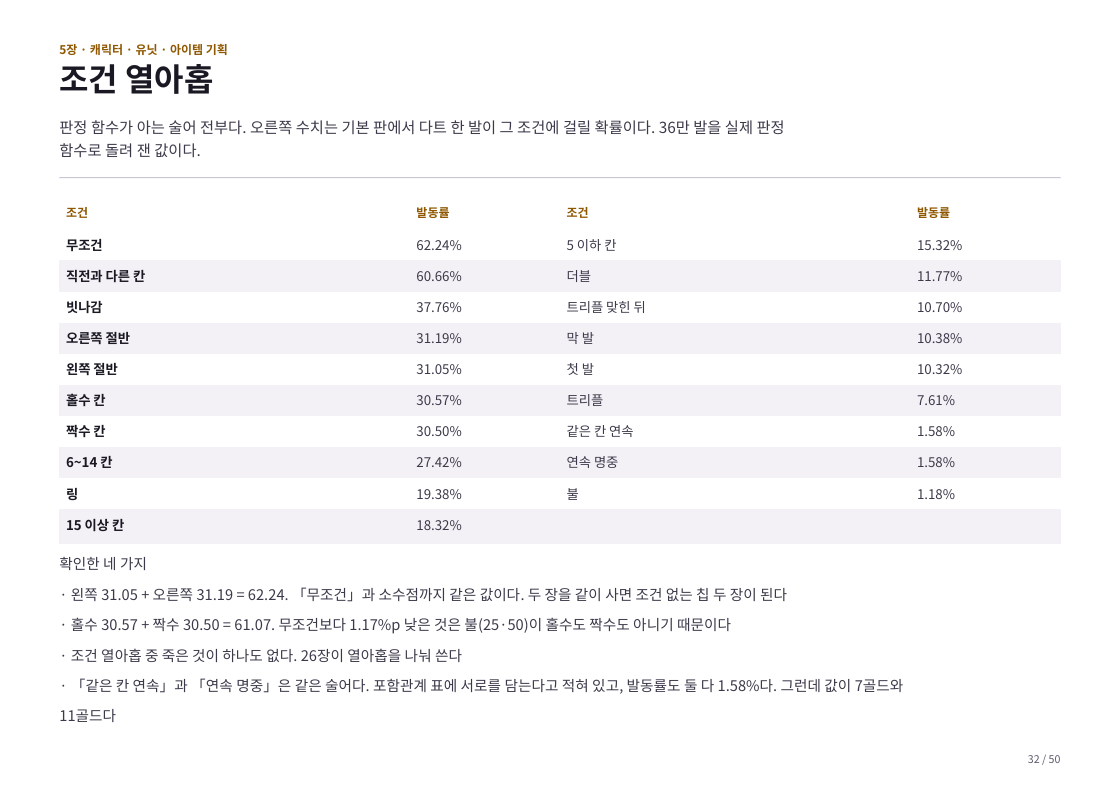
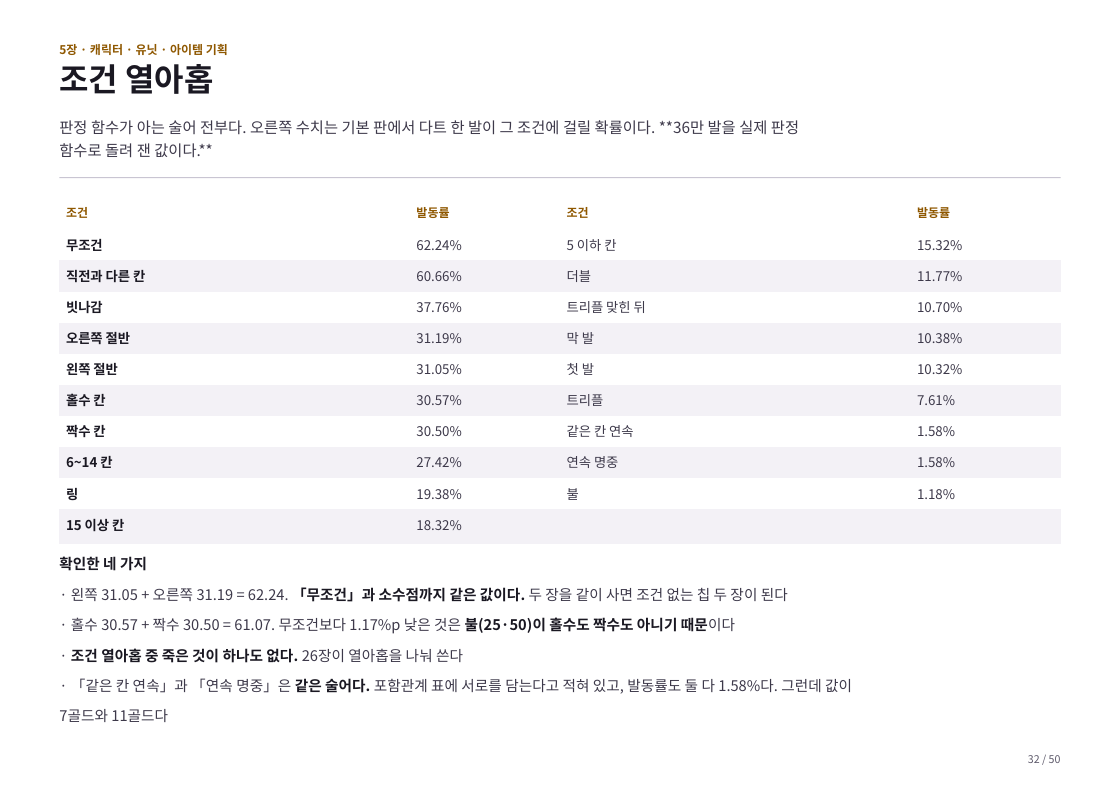
Before and after one commit to GGbong69/test-03, a slide deck: slide 32 of docs/기획서.pptx. Drawn at 1120x792 pixels with LibreOffice and Linux fonts; fonts in the diff are those of the drawing. Boxes give left, top, right and bottom in pixels: in the first picture for what was removed or moved away, otherwise in the second. Text is boxed around its words. In the diff, an @@ line names an element or a change of style, - is before the commit and + after.

```diff
--- a/docs/기획서.pptx
+++ b/docs/기획서.pptx
@@ text at <box>59,120,799,158</box>: text changed @@
-판정 함수가 아는 술어 전부다. 오른쪽 수치는 기본 판에서 다트 한 발이 그 조건에 걸릴 확률이다. 36만 발을 실제 판정
-함수로 돌려 잰 값이다.
+판정 함수가 아는 술어 전부다. 오른쪽 수치는 기본 판에서 다트 한 발이 그 조건에 걸릴 확률이다. **36만 발을 실제 판정
+함수로 돌려 잰 값이다.**
@@ text at <box>59,556,788,663</box>: text colour #3D394A to #1A1822, bold on in "확인한 네 가지", "「무조건」과 소수점까지 같은 값이다.", "불(25·50)이 홀수도 짝수도 아니기 때문이다", "조건 열아홉 중 죽은 것이 하나도 없다." @@
@@ text at <box>59,678,852,722</box>: spaces changed @@
-· 「같은 칸 연속」과 「연속 명중」은 같은 술어다. 포함관계 표에 서로를 담는다고 적혀 있고, 발동률도 둘 다 1.58%다. 그런데 값이 7골드와
-11골드다
+· 「같은 칸 연속」과 「연속 명중」은 같은 술어다. 포함관계 표에 서로를 담는다고 적혀 있고, 발동률도 둘 다 1.58%다. 그런데 값이
+7골드와 11골드다
```
Also in this commit, not shown: 45 other slides changed, 2 other files.
